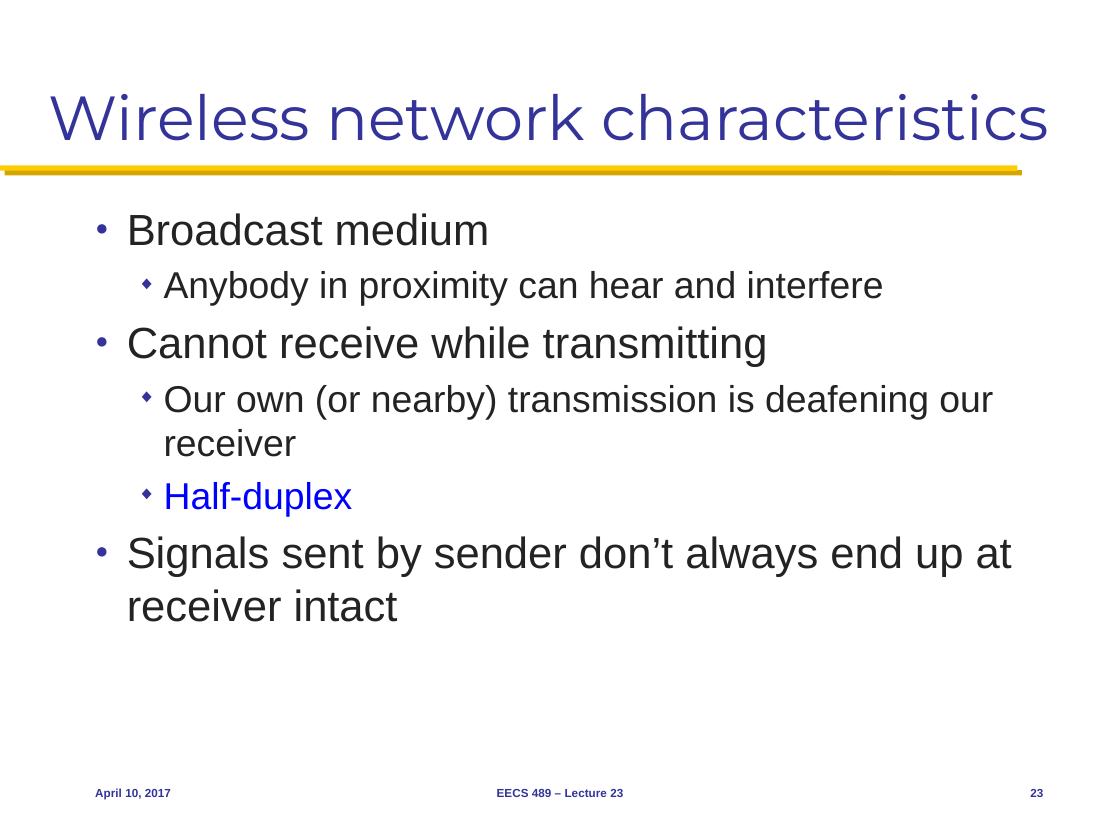
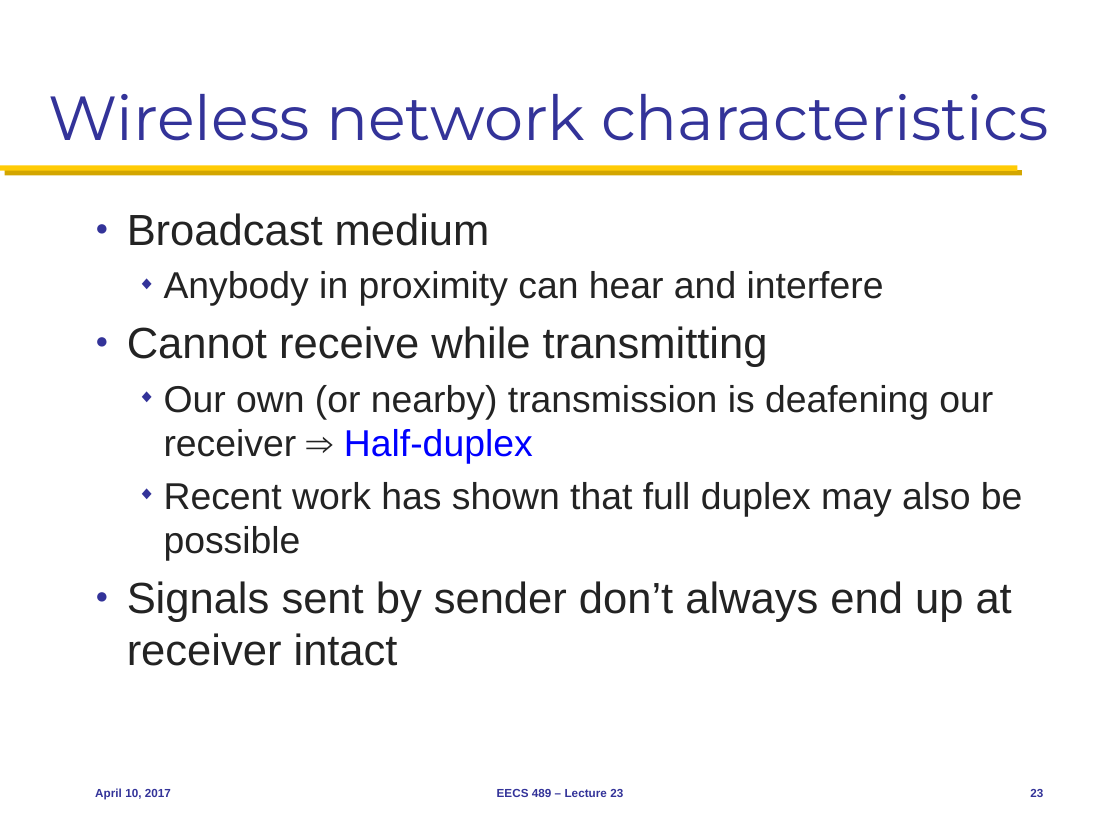
Before and after one commit to mosharaf/eecs489, a slide deck: slide 23 of Slides/041017.pptx. Drawn at 1120x840 pixels with LibreOffice and Linux fonts; fonts in the diff are those of the drawing. Boxes give left, top, right and bottom in pixels: in the first picture for what was removed or moved away, otherwise in the second. Text is boxed around its words. In the diff, an @@ line names an element or a change of style, - is before the commit and + after.

```diff
--- a/Slides/041017.pptx
+++ b/Slides/041017.pptx
@@ text at (x1=164, y1=385, x2=1023, y2=561): text changed @@
-  ◆ Our own (or nearby) transmission is deafening our receiver
-  ◆ Half-duplex
+  ◆ Our own (or nearby) transmission is deafening our receiver ⇒ Half-duplex
+  ◆ Recent work has shown that full duplex may also be possible
```
Also in this commit, not shown: 1 other slide changed.
